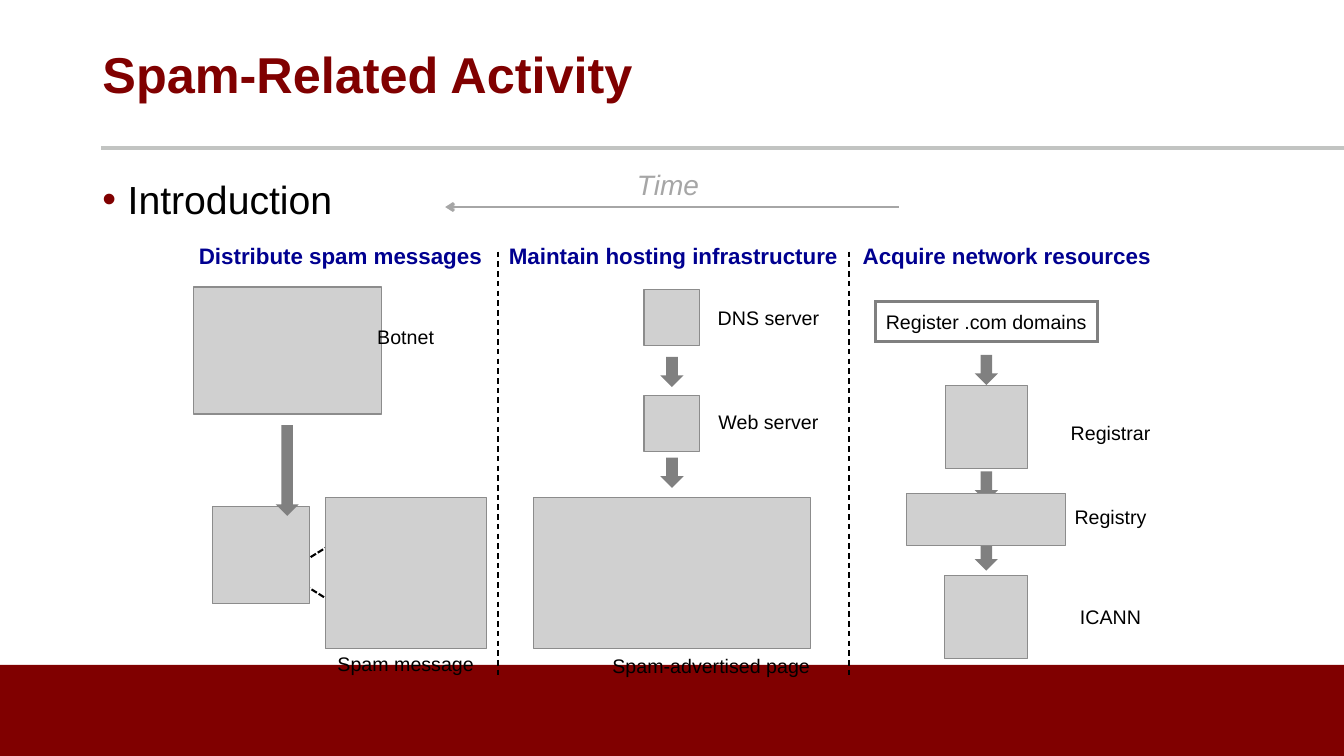
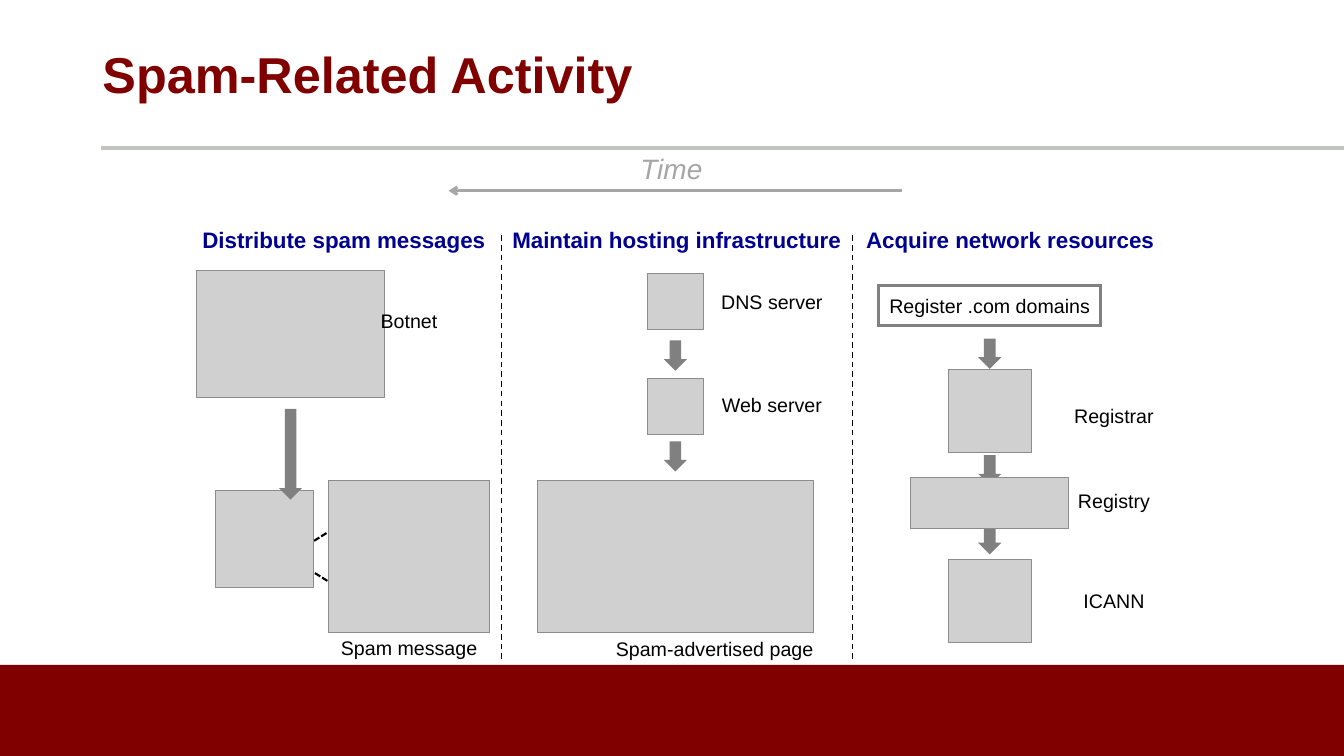
Before and after one commit to noise-lab/ML-Cybersecurity, a slide deck: slide 5 of module-3/ppt/3.2-Supervised Learning.pptx. Drawn at 1344x756 pixels with LibreOffice and Linux fonts; fonts in the diff are those of the drawing; grey boxes stand for pictures; background and template pictures are left out. Boxes give left, top, right and bottom in pixels: in the first picture for what was removed or moved away, otherwise in the second. Text is boxed around its words. In the diff, an @@ line names an element or a change of style, - is before the commit and + after.

```diff
--- a/module-3/ppt/3.2-Supervised Learning.pptx
+++ b/module-3/ppt/3.2-Supervised Learning.pptx
@@ text removed at (128,185,333,215) @@
-• Introduction
@@ 12 texts, 9 pictures, 6 up arrows, 2 lines, 1 rectangle, 1 arrow, 1 triangle: place and size @@
-12 texts, 9 pictures, 6 up arrows, 2 lines, 1 rectangle, 1 arrow, 1 triangle at (194,175,1151,677)
+12 texts, 9 pictures, 6 up arrows, 2 lines, 1 rectangle, 1 arrow, 1 triangle at (197,159,1154,660)
```
Also in this commit, not shown: 1 other slide changed, 9 other files.
